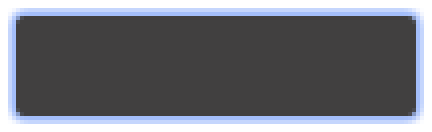
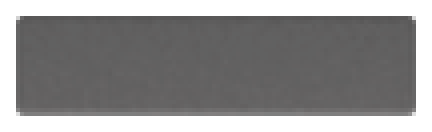
Comparing the layer stacks of the two 432×132 images. Changes:
added layer "Hover" above "EditBox" over [16,16,416,116]
hid "Glow" over [16,16,416,116]
